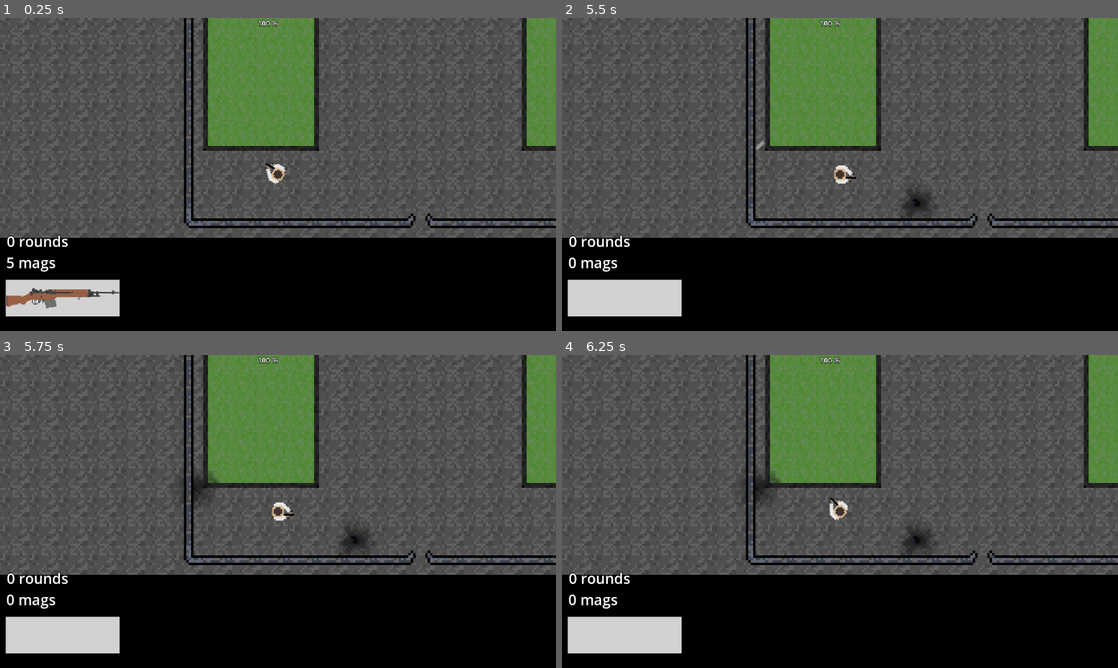
Above: before the commit, frames 1-4 (two rows, left to right).
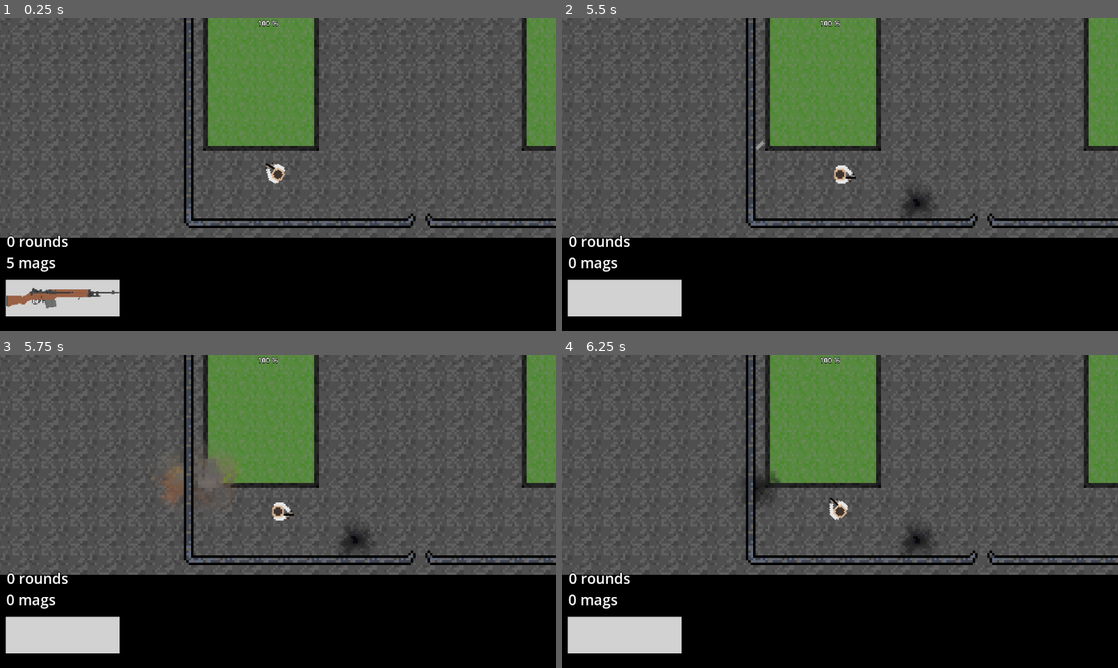
Above: after the commit, the same moments.

Repository: simplyuyu5/morimiya-like
Game: Godot game, scene res://scenes/maps/map_game.tscn
Two runs of this game, one before a commit and one after it. Both use one fixed random seed, a clock stepped at 60 frames per second and the inputs below. The project has no main scene, so this scene is started directly.
Inputs (mouse positions are in pixels of both pictures, inside the frame that each line leads up to):
- Up to frame 1 (0.25 s): no input
- Up to frame 2 (5.5 s): tap Enter at 0.5, 2 s; move the mouse to (962, 158) at 0.52 s; tap 1 (1) at 0.6 s; tap 2 (2) at 0.8, 1.35 s; tap Space at 1.25 s; move the mouse to (728, 190) at 1.27 s; tap 3 (3) at 1.55, 2.1 s; move the mouse to (895, 105) at 2.02 s; tap A (a) at 2.3, 2.85 s; move the mouse to (812, 237) at 2.77 s; tap D (d) at 3.05, 3.6 s; move the mouse to (1006, 221) at 3.52 s; tap G (g) at 3.8, 4.35 s; move the mouse to (673, 127) at 4.27 s; click (673, 127) at 4.55 s; move the mouse to (867, 174) at 5.02 s; click (867, 174) at 5.1 s; tap P (p) at 5.3 s
- Up to frame 3 (5.75 s): no input
- Up to frame 4 (6.25 s): move the mouse to (756, 433) at 5.77 s; tap P (p) at 5.85 s; tap R (r) at 6.05 s

Frames 1-2 are identical in both runs. In frame 3, 1.0% of the frame differs, in the area x 27-43%, y 28-49%; in frame 4, nothing differs.

Commit message:
0.51 run state
remade running state for npc (works bad so far)

equipping for player can be turned off, hp cant go below 0

z index changes

Diff:
--- a/scenes/blood_decal_shot.tscn
+++ b/scenes/blood_decal_shot.tscn
@@ -63,6 +63,7 @@
 [node name="blood_decal" type="Node2D"]
 show_behind_parent = true
 visibility_layer = 128
+z_index = -1
 scale = Vector2(5, 5)
 script = ExtResource("1_dwlrt")
 
--- a/scenes/explosio_decal.tscn
+++ b/scenes/explosio_decal.tscn
@@ -51,6 +51,6 @@
 show_behind_parent = true
 light_mask = 256
 visibility_layer = 256
-z_index = -2
+z_index = -5
 sprite_frames = SubResource("SpriteFrames_6abbl")
 animation = &"set1"
--- a/scenes/grenade.tscn
+++ b/scenes/grenade.tscn
@@ -120,6 +120,8 @@
 
 [node name="dmg_rad" type="Area2D" parent="."]
 scale = Vector2(5, 5)
+collision_layer = 2
+collision_mask = 2
 
 [node name="CollisionShape2D" type="CollisionShape2D" parent="dmg_rad"]
 shape = SubResource("CircleShape2D_okstn")
--- a/scenes/maps/house.tscn
+++ b/scenes/maps/house.tscn
@@ -300,10 +300,8 @@
 texture = ExtResource("2_3scp5")
 
 [node name="CharacterBody2D" parent="." instance=ExtResource("2_6khdi")]
-visibility_layer = 2
 position = Vector2(1036, 473.99997)
 scale = Vector2(3.5, 3.5)
 
 [node name="settings" parent="." instance=ExtResource("7_pkxii")]
-gui = true
-shoot = true
+equipnu = true
--- a/scenes/maps/map.tscn
+++ b/scenes/maps/map.tscn
@@ -871,7 +871,7 @@
 navigation_enabled = false
 
 [node name="additional_stuff" type="TileMapLayer" parent="floor"]
-z_index = 20
+z_index = 10
 tile_map_data = PackedByteArray("AAD//xEAAAABAAMAAAANABEAAAABAAMAAAAMABEAAAABAAMAAAALABEAAAABAAMAAAAKABEAAAABAAMAAAAJAB …(4672 unchanged characters)…
 tile_set = SubResource("TileSet_lwbun")
 navigation_enabled = false
--- a/scenes/maps/map_game.tscn
+++ b/scenes/maps/map_game.tscn
@@ -17,11 +17,48 @@
 
 [node name="CharacterBody2D" parent="." instance=ExtResource("2_ropr1")]
 visibility_layer = 4
+z_index = 4
 position = Vector2(95.00003, 948.9999)
 scale = Vector2(3.4999995, 3.4999995)
 
 [node name="tpo_npc" parent="." instance=ExtResource("4_e5gab")]
-position = Vector2(654.00006, 456.99997)
+position = Vector2(343.99982, -162.00006)
+rotation = 1.5621265
+scale = Vector2(0.99999964, 0.99999964)
+motion_mode = 1
+
+[node name="tpo_npc6" parent="." instance=ExtResource("4_e5gab")]
+position = Vector2(1424, -673.0001)
+rotation = 1.5621265
+scale = Vector2(0.99999964, 0.99999964)
+motion_mode = 1
+
+[node name="tpo_npc7" parent="." instance=ExtResource("4_e5gab")]
+position = Vector2(-628.0001, -795)
+rotation = 1.5621265
+scale = Vector2(0.99999964, 0.99999964)
+motion_mode = 1
+
+[node name="tpo_npc2" parent="." instance=ExtResource("4_e5gab")]
+position = Vector2(-478.00006, -665.0001)
+rotation = 1.5621265
+scale = Vector2(0.99999964, 0.99999964)
+motion_mode = 1
+
+[node name="tpo_npc3" parent="." instance=ExtResource("4_e5gab")]
+position = Vector2(-854.00037, -859.99994)
+rotation = 1.5621265
+scale = Vector2(0.99999964, 0.99999964)
+motion_mode = 1
+
+[node name="tpo_npc4" parent="." instance=ExtResource("4_e5gab")]
+position = Vector2(-460.00015, -777.99994)
+rotation = 1.5621265
+scale = Vector2(0.99999964, 0.99999964)
+motion_mode = 1
+
+[node name="tpo_npc5" parent="." instance=ExtResource("4_e5gab")]
+position = Vector2(1890.0001, -1423.0001)
 rotation = 1.5621265
 scale = Vector2(0.99999964, 0.99999964)
 motion_mode = 1
--- a/scenes/npc/30_npc.tscn
+++ b/scenes/npc/30_npc.tscn
@@ -134,7 +134,7 @@
 [node name="tpo_npc" type="CharacterBody2D" groups=["living"]]
 visibility_layer = 4
 collision_layer = 2
-collision_mask = 16
+collision_mask = 18
 script = ExtResource("1_i76qr")
 
 [node name="hp" type="Node" parent="." node_paths=PackedStringArray("parent_help")]
@@ -149,7 +149,6 @@
 position = Vector2(-198, -53)
 
 [node name="Sprite2D" type="Sprite2D" parent="goal_node"]
-visible = false
 texture = SubResource("GradientTexture2D_k73aa")
 metadata/_edit_lock_ = true
 
@@ -157,10 +156,11 @@
 path_desired_distance = 15.0
 target_desired_distance = 3.0
 path_max_distance = 150.0
-path_postprocessing = 2
+simplify_path = true
+simplify_epsilon = 0.303
 avoidance_enabled = true
-avoidance_layers = 17
-avoidance_mask = 17
+avoidance_layers = 2
+avoidance_mask = 2
 debug_enabled = true
 
 [node name="nav_timer" type="Timer" parent="NavigationAgent2D"]
@@ -170,6 +170,7 @@
 [node name="dead" type="AnimatedSprite2D" parent="."]
 visible = false
 visibility_layer = 16
+z_index = -5
 scale = Vector2(4.999999, 4.999999)
 sprite_frames = SubResource("SpriteFrames_gxeka")
 animation = &"dead"
--- a/scenes/shells.tscn
+++ b/scenes/shells.tscn
@@ -7,7 +7,7 @@
 
 [node name="shells_core" type="Node2D"]
 show_behind_parent = true
-z_index = -4
+z_index = -2
 scale = Vector2(5, 5)
 script = ExtResource("1_vdsjt")
 
--- a/scripts/30_npc_movement.gd
+++ b/scripts/30_npc_movement.gd
@@ -4,6 +4,9 @@
 var bleed = 0
 var acceleration = 1
 var walking := false
+var direction = Vector2(0,0)
+
+
 @onready var collision = $CollisionShape2D3
 @onready var dead = $dead
 @onready var alive = $alive
@@ -13,10 +16,13 @@
 @onready var agent = $NavigationAgent2D
 @onready var goal_node = $goal_node
 
+@onready var player= $"/root/Node2D/CharacterBody2D"
+
 @onready var timer_nav = $NavigationAgent2D/nav_timer
 @onready var timer_sound = $audio/randi_sound
 
 var goal# = goal_node
+var danger
 
 
 enum states {
@@ -48,6 +54,7 @@
 	var nav_point_dir = (agent.get_next_path_position() - global_position).normalized()
 	velocity = velocity.lerp(nav_point_dir * hp, acceleration)
 	alive.rotation = velocity.angle()
+	direction = goal_node.position.direction_to(player.position)
 
 	hp_man.hp_func()
 	eyes()
@@ -57,14 +64,12 @@
 
 func state():
 
-	var player= $"/root/Node2D/CharacterBody2D"
+	match state_cur:
 
-	match state_cur:
 		states.CALM:
 			await get_tree().create_timer(1).timeout
 			state()
 		states.WANDER:
-			#print(velocity, " ", walking)
 			if walking == false and agent.is_target_reachable() == true:
 				goal_randi()
 				walking = true
@@ -72,21 +77,40 @@
 				goal_randi()
 			else:
 				pass
-			#await get_tree().create_timer(3).timeout
 			if agent.is_target_reached() == true:
 				walking = false
-				#state()
 			else:
 				pass
 
 		states.RUN:
-			goal_node.position = position.direction_to(player.position)
-			goal = goal_node
+
+			if walking == false and agent.is_target_reachable() == true:
+				goal_player_away()
+				walking = true
+			elif agent.is_target_reachable() == false:
+				goal_reset()
+				walking = false
+			else:
+				pass
+
+			if agent.is_target_reached() == true:
+				walking = false
+			else:
+				pass
+
 		states.ATTACK:
-			pass
+			goal_node.position = player.position
 
 func goal_randi():
 	goal_node.position = Vector2i(randi_range(-300,300),randi_range(-200,200)) + Vector2i(position)
+	goal = goal_node
+
+func goal_player_away():
+	goal_node.position -= direction*5 + Vector2(randf_range(-1,1),randf_range(-1,1))
+	goal = goal_node
+
+func goal_reset():
+	goal_node.position = Vector2(0,0)
 	goal = goal_node
 
 func skins(num):
@@ -94,26 +118,25 @@
 	alive.frame = num
 
 func eyes():
-	var player= $"/root/Node2D/CharacterBody2D"
-
 	eyes_ray.enabled = true
 	var target = eyes_ray.get_collider()
 	eyes_ray.look_at(player.position)
 	if eyes_ray.is_colliding() and target.is_in_group("wall"):
 		eyes_ray.enabled = false
 	elif eyes_ray.is_colliding() and target.is_in_group("danger"):
+		danger = target
 		state_cur = states.RUN
+
 
 func die():
 	eyes_ray.enabled = false
-	eyes_ray.queue_free()#target_position = Vector2i(0,0)
+	eyes_ray.queue_free()
 	hp_man.is_dead = true
-	collision.queue_free()#disabled = true
+	collision.free()
 	alive.hide()
 
 	dead.rotation_degrees = randf_range(0,360)
 	dead.show()
-
 
 
 func decal_bleed():
--- a/scripts/character_body_2d.gd
+++ b/scripts/character_body_2d.gd
@@ -26,6 +26,7 @@
 var under_name
 var gui_show:bool = true
 var homicidin:bool = false
+var equip:bool = false
 
 var health = 200
 var speed_fin = 300
@@ -36,6 +37,10 @@
 	#preload("res://scenes/shells.tscn")
 
 func _process(_delta: float) -> void:
+	if health <= -1:
+		health = 0
+	if equip == true:
+		equip_ult()
 	if movable == true:
 		move()
 		move_anim()
@@ -46,7 +51,7 @@
 
 
 func _physics_process(_delta: float) -> void:
-	equip_ult()
+
 	if homicidin == true:
 		change()
 		shoot()
@@ -62,10 +67,22 @@
 	var target = ray.get_collider()
 	if Input.is_action_just_pressed("lmb") and weapon.rounds >= 1 and can_shoot == true:
 		ray.target_position.x = weapon.dist
-		nothing_body.position.x = weapon.dist
+		nothing_body.position.x = weapon.dist - 1
 		audio_shoot.play()
 		gun_smoke(weapon.style)
 		shell_eject(weapon.shell)
+
+		if ray.is_colliding() and target.is_in_group("wall"):
+			ray.enabled = false
+		elif ray.is_colliding() and target.is_in_group("living"):
+			if randf_range(0,100.0) <= float(weapon.chance_hit):
+				target.hp -=weapon.damage
+				target.bleed += randi_range(0,weapon.bleed_max)
+		else:
+			#print("miss lol")
+			pass
+		recoil()
+
 		weapon.rounds -= weapon.shots
 		if weapon.in_hands == weapon.current_prim:
 			weapon.bank.rounds_prim = weapon.rounds
@@ -75,18 +92,6 @@
 		await get_tree().create_timer(weapon.delay).timeout
 		can_shoot = true
 
-		if ray.is_colliding() and target.is_in_group("wall"):
-			ray.enabled = false
-		elif ray.is_colliding() and target.is_in_group("living"):
-			if randf_range(0,100.0) <= float(weapon.chance_hit):
-				target.hp -=weapon.damage
-				target.bleed += randi_range(0,weapon.bleed_max)
-		elif ray.is_colliding() and target.is_in_group("nothing"):
-			ray.enabled = false
-		else:
-			#print("miss lol")
-			pass
-		recoil()
 
 func reload():
 	if Input.is_action_just_pressed("r") and weapon.mags >= 1 and can_reload == true:
@@ -170,7 +175,7 @@
 			weapon.in_hands = target.name
 			#print("picked up weapon! ", weapon.in_hands)
 			weapon.weapon_change()
-			target.queue_free()
+			target.free()
 			ray_pick.enabled = false
 			await get_tree().create_timer(1.0).timeout
 			ray_pick.enabled = true
--- a/scripts/grenade.gd
+++ b/scripts/grenade.gd
@@ -1,5 +1,4 @@
 extends RigidBody2D
-
 @onready var weapons = $"/root/Node2D/CharacterBody2D/weapons"
 
 #@onready var shat_sprite = $shatter_ray/grenade_shatter
@@ -10,6 +9,7 @@
 
 @onready var shatter_ray = $shatter_ray
 @onready var damage_radius = $dmg_rad
+
 @onready var danger_area = $danger_area
 @onready var ticker = $Timer
 @onready var sound = $boom
@@ -22,7 +22,7 @@
 func _ready() -> void:
 	throw(weapons.current_gren)
 
-func _process(delta: float) -> void:
+func _process(_delta: float) -> void:
 	if velocity_throw <= -1:velocity_throw = 0
 	else:
 		velocity_throw -=1
@@ -72,6 +72,8 @@
 	#shatter_ray.enabled = true
 	#shatter_ray.shatter(weapons.radius,weapons.radius,weapons.damage_rad,"default")
 	$dmg_rad/CollisionShape2D.disabled = false
+	#body_rad = damage_radius.overlaps_body(PhysicsBody2D)
+	#print(body_rad)
 
 
 	if weapons.shatter == true:
@@ -85,8 +87,8 @@
 	else:pass
 
 
-	await get_tree().create_timer(0.1).timeout
-	queue_free()
+	await get_tree().create_timer(0.2).timeout
+	free()
 
 
 func _on_timer_timeout() -> void:
@@ -94,11 +96,10 @@
 
 
 func _on_dmg_rad_body_entered(body: CharacterBody2D):
-	print("hi")
 	if body.is_in_group("living"):
 		body.hp -=weapons.damage_rad
-		print("diie")
 	elif body.is_in_group("player"):
 		body.health -= weapons.damage_rad
+
 	else:
 		pass
--- a/scripts/settings.gd
+++ b/scripts/settings.gd
@@ -4,9 +4,11 @@
 @export var gui:bool
 @export var shoot:bool
 @export var move:bool
+@export var equipnu:bool
 
 
 func _ready():
 	player.gui_show = gui
 	player.homicidin = shoot
 	player.movable = move
+	player.equip = equipnu
